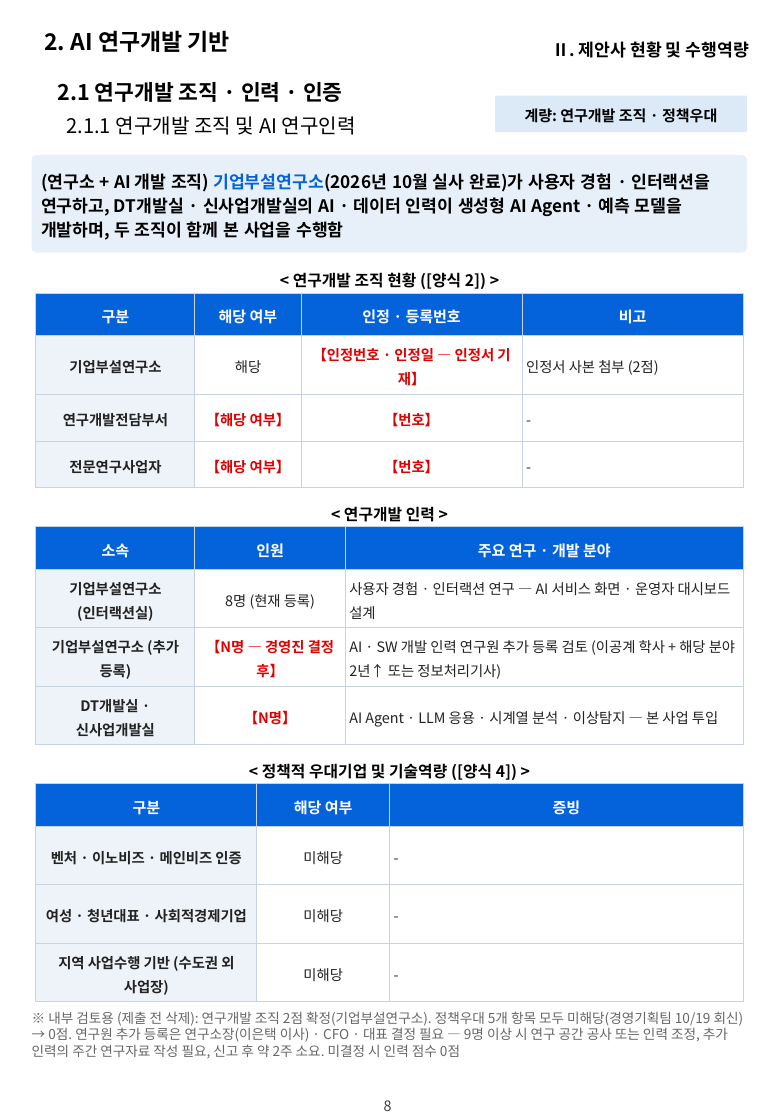
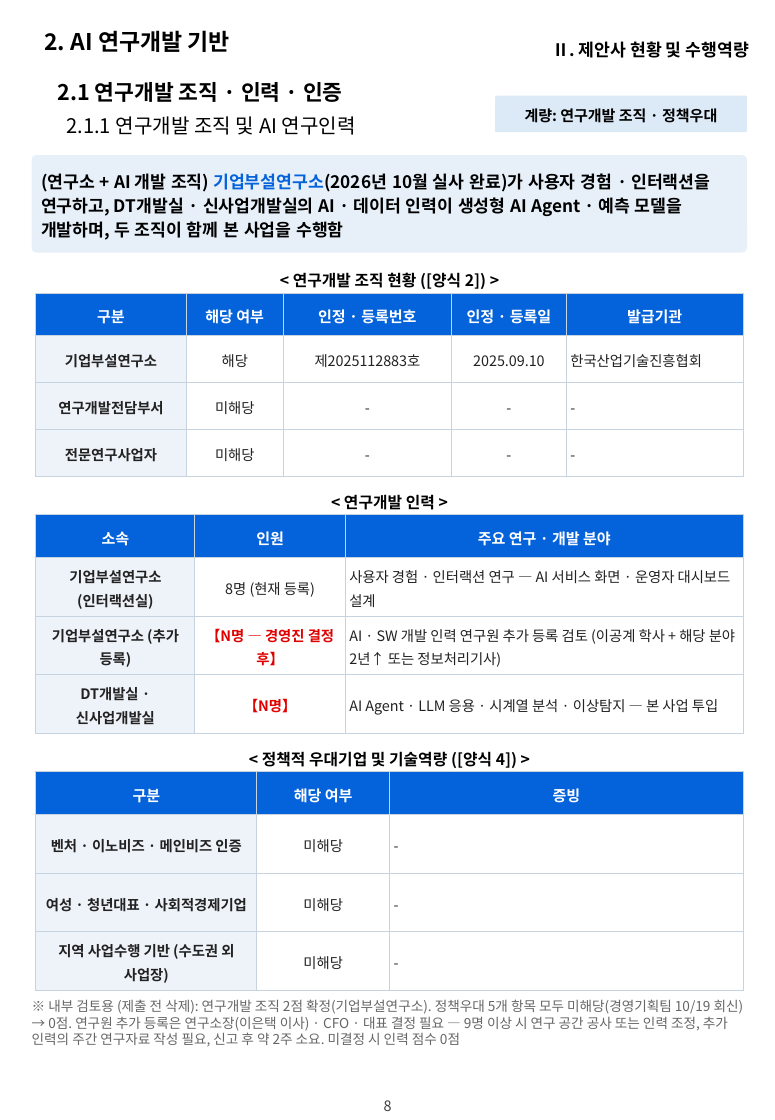
Before and after one commit to hwangsteeve-tech/hbjw, a slide deck: slide 8 of proposals/2026-11_dsit-parking-ai/dsit_proposal.pptx. Drawn at 775x1120 pixels with LibreOffice and Linux fonts; fonts in the diff are those of the drawing; background and template pictures are left out. Boxes give left, top, right and bottom in pixels: in the first picture for what was removed or moved away, otherwise in the second. Text is boxed around its words. In the diff, an @@ line names an element or a change of style, - is before the commit and + after.

```diff
--- a/proposals/2026-11_dsit-parking-ai/dsit_proposal.pptx
+++ b/proposals/2026-11_dsit-parking-ai/dsit_proposal.pptx
@@ table at bbox=[36, 292, 743, 475] @@
-column 2: 해당 여부 | 해당 | 【해당 여부】 | 【해당 여부】
-column 3: 인정 · 등록번호 | 【인정번호 · 인정일 — 인정서 기재】 | 【번호】 | 【번호】
-column 4: 비고 | 인정서 사본 첨부 (2점) | - | -
+column 2: 해당 여부 | 해당 | 미해당 | 미해당
+column 3: 인정 · 등록번호 | 제2025112883호 | - | -
+column 4: 인정 · 등록일 | 2025.09.10 | - | -
+column 5: 발급기관 | 한국산업기술진흥협회 | - | -
@@ 3 texts, 2 tables: place and size @@
-3 texts, 2 tables at bbox=[32, 506, 744, 1059]
+3 texts, 2 tables at bbox=[32, 494, 744, 1047]
```
Also in this commit, not shown: 5 other slides changed, 4 other files.
